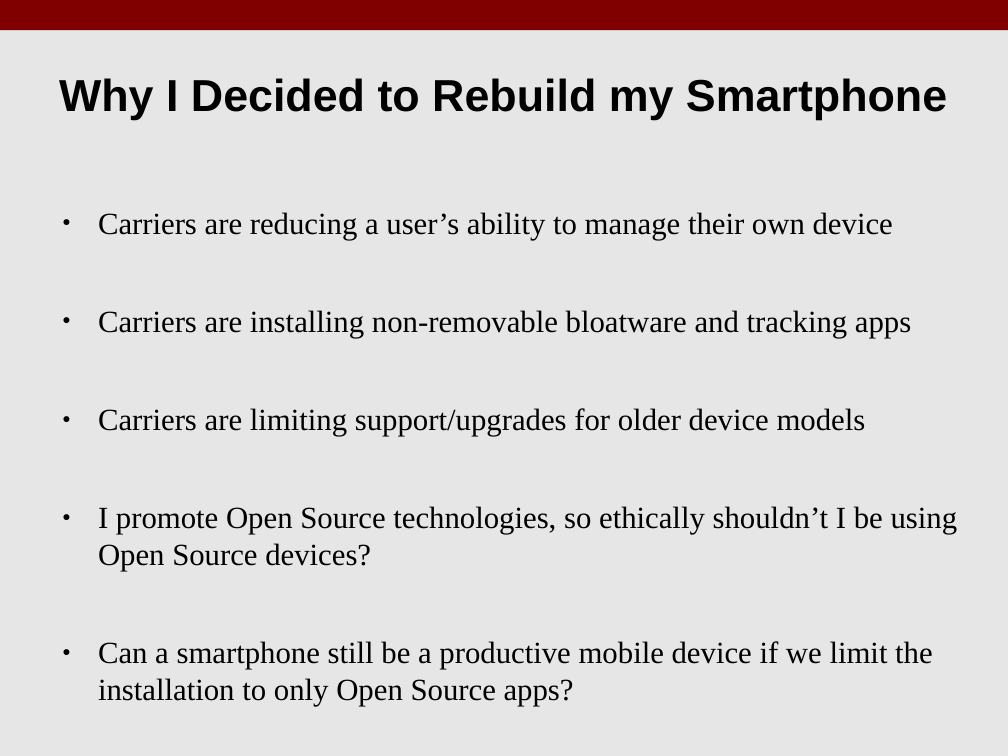
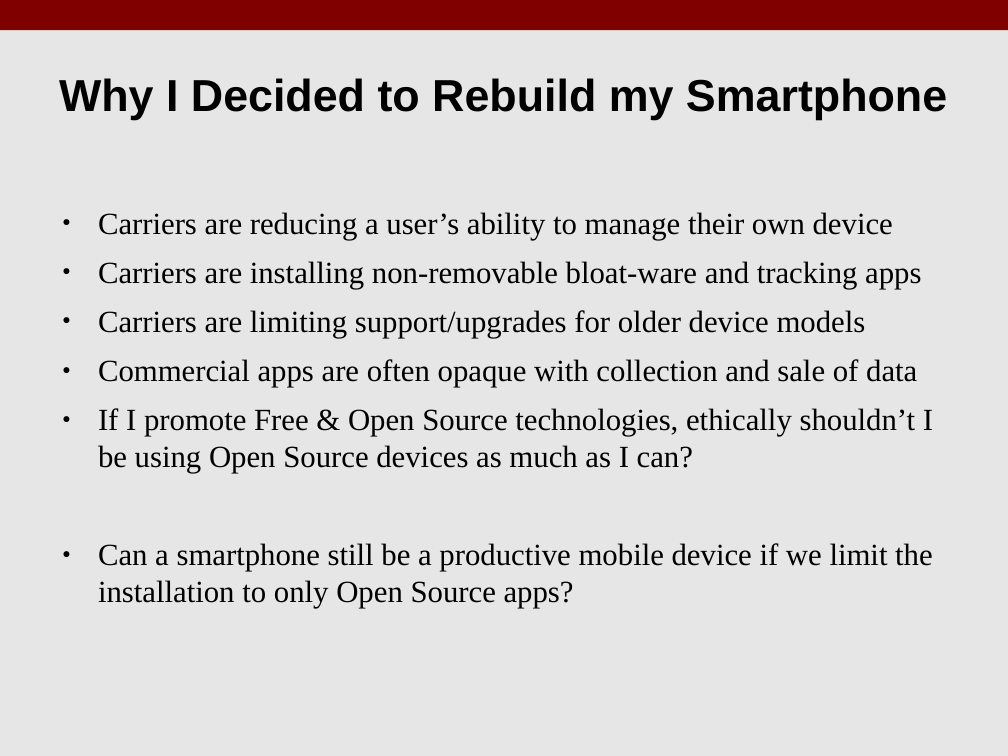
Before and after one commit to benroose/presentations, a slide deck: slide 3 of android_talk/KLF17_Android_Open_Source.odp. Drawn at 1008x756 pixels with LibreOffice and Linux fonts; fonts in the diff are those of the drawing. Boxes give left, top, right and bottom in pixels: in the first picture for what was removed or moved away, otherwise in the second. Text is boxed around its words. In the diff, an @@ line names an element or a change of style, - is before the commit and + after.

```diff
--- a/android_talk/KLF17_Android_Open_Source.odp
+++ b/android_talk/KLF17_Android_Open_Source.odp
@@ text at [98,261,921,289]: text changed @@
-● Carriers are installing non-removable bloatware and tracking apps
+● Carriers are installing non-removable bloat-ware and tracking apps
@@ text at [98,359,933,473]: text changed @@
-● I promote Open Source technologies, so ethically shouldn’t I be using Open Source devices?
+● Commercial apps are often opaque with collection and sale of data
+● If I promote Free & Open Source technologies, ethically shouldn’t I be using Open Source devices as much as I can?
```
Also in this commit, not shown: 5 other slides changed, 8 slides added, 10 slides removed, 18 other files.
